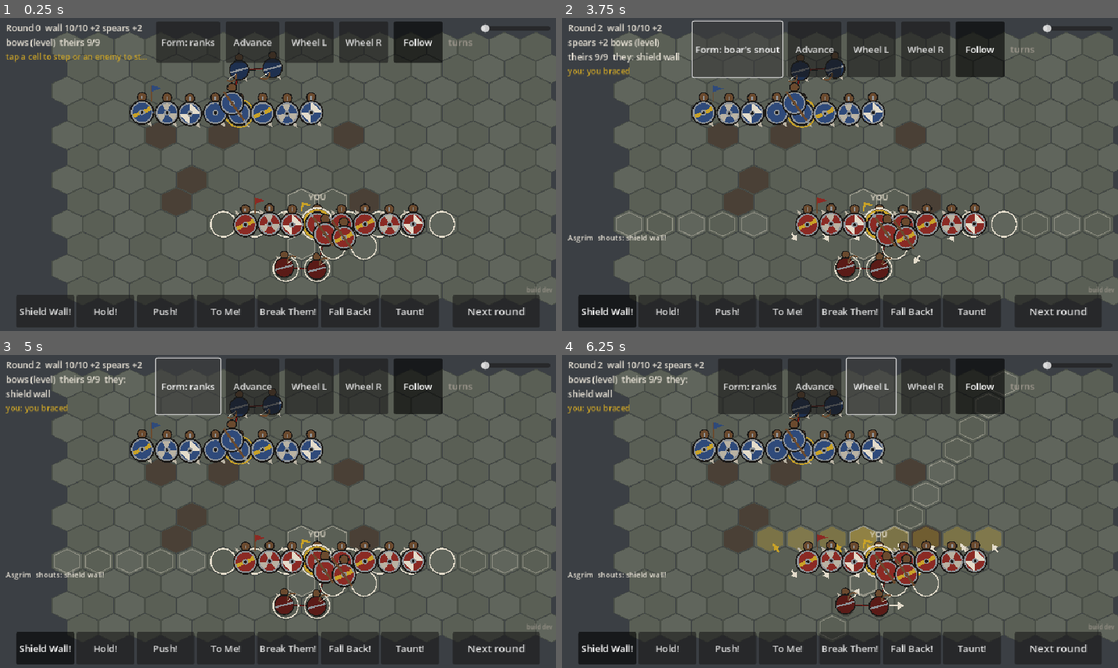
Above: before the commit, frames 1-4 (two rows, left to right).
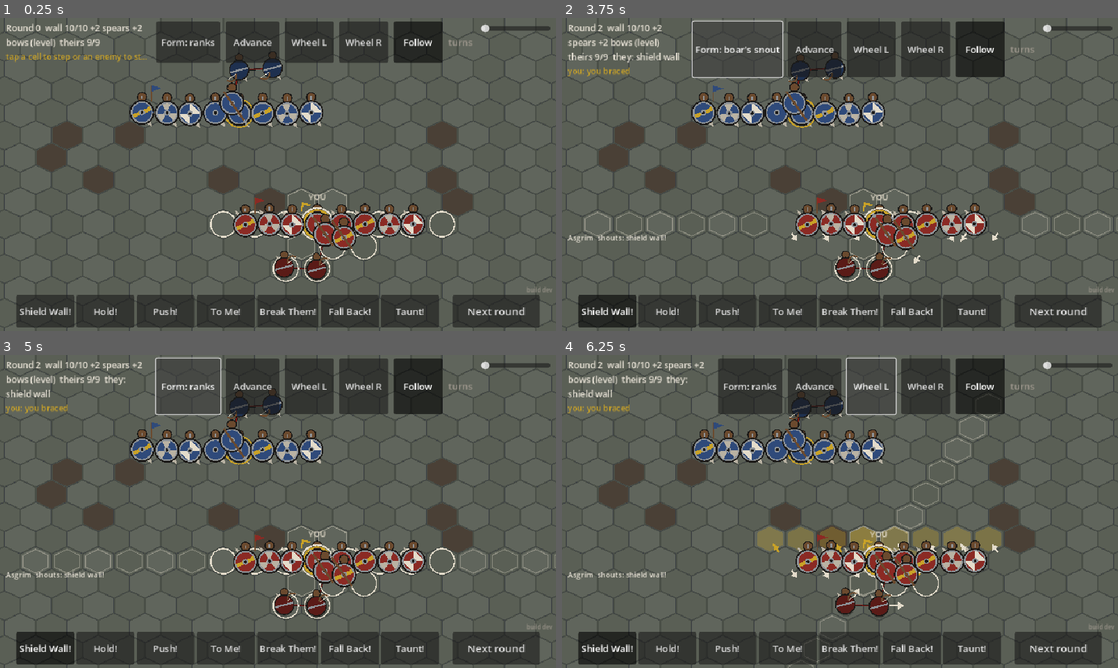
Above: after the commit, the same moments.

Repository: UnlikelyContact/Ringgiver
Game: Godot game, scene res://view/main.tscn
Same seed, same stepped clock (60 frames per second), same inputs: the game is played once before the commit and once after it.
Inputs:
- Up to frame 1 (0.25 s): no input
- Up to frame 2 (3.75 s): click "Next round" at 0.5 s; click "Next round" at 1.25 s; click "Form: ranks" at 2 s; click "Form: line" at 2.75 s; click "Form: bows behind" at 3.5 s
- Up to frame 3 (5 s): click "Form: boar's snout" at 4.25 s
- Up to frame 4 (6.25 s): click "Advance" at 5 s; click "Wheel L" at 5.75 s

The runs differ from the first frame. In frame 1, 17% of the frame differs, in the area x 0-100%, y 0-100%; in frame 2, 17%; in frame 3, 17%; in frame 4, 16%.

Commit message:
A larger field: 22 by 16, with deployment, mud and objectives placed relative to it; the ships three rows behind the defender
Co-Authored-By: Claude Fable 5.1 <noreply@anthropic.com>
Claude-Session: https://claude.ai/code/session_01P5EsvQHo48suzdDpxkAELG

Diff:
--- a/game/sim/combat/objective.gd
+++ b/game/sim/combat/objective.gd
@@ -31,6 +31,7 @@
 var rounds := 16
 var name := ""
 var ships_men := 4
+var ships_depth := 3  # rows behind the defender's front the ships lie
 var hall_streak := 2
 ## Set when `check` decides: the finish line for the log ("side 0 takes the hall").
 var reason := ""
@@ -46,6 +47,7 @@
 	_seed = seed_in
 	name = NAMES[kind]
 	var r := rules if rules != null else CombatRules.new()
+	ships_depth = r.objective_ships_depth
 	ships_men = r.objective_ships_men
 	hall_streak = r.objective_hall_streak
 	match kind:
@@ -83,9 +85,12 @@
 		Kind.REACH_THE_SHIPS:
 			var n := r.randi_range(8, 10)
 			var left := -(n / 2)
+			# A strip objective_ships_depth rows behind the defender's front, or
+			# at the field's edge if that is nearer.
 			var edge_row := (grid.height - 1) if back > 0 else 0
+			var depth := mini(ships_depth, absi(edge_row - front_row))
 			for i in n:
-				offs.append(Vector2i(left + i, (edge_row - front_row) * back))
+				offs.append(Vector2i(left + i, depth))
 		Kind.THE_HALL:
 			var n := r.randi_range(4, 6)
 			# Two rows, the second and third ranks' ground, widest at the back.
--- a/game/sim/combat/rules.gd
+++ b/game/sim/combat/rules.gd
@@ -155,6 +155,13 @@
 
 # --- Battle loop (battle.gd) ----------------------------------------------
 var max_rounds := 40
+## The prototype's field (hexes across and down). The lines deploy five rows
+## apart about the middle; a wider field leaves room on the flanks and
+## behind for ships, bows and a wheel.
+var field_width := 22
+var field_height := 16
+## The ships lie this many rows behind the defender's front line.
+var objective_ships_depth := 3
 ## A side whose leader has called "fall back" and whose men are all at least
 ## this far from every enemy has left the field and loses.
 var withdraw_distance := 4
--- a/game/sim/combat/scenario.gd
+++ b/game/sim/combat/scenario.gd
@@ -29,7 +29,12 @@
 ## come on. The symmetric field (`vary` false) never has one.
 static func build(name: String, seed_in: int, rules: CombatRules, vary := true) -> Dictionary:
 	var t: Array = TIERS.get(name, TIERS["equal_green"])
-	var battle := Battle.new(rules, seed_in)
+	var battle := Battle.new(rules, seed_in, BattleGrid.new(rules.field_width, rules.field_height))
+	# Rows and columns relative to the field: the enemy's front three rows
+	# above the middle, yours five rows below it, both about the centre column.
+	var centre := rules.field_width / 2
+	var their_row := rules.field_height / 2 - 3
+	var our_row := their_row + 5
 	var brng := SimRng.new(seed_in).fork("bands")
 	var frng := SimRng.new(seed_in).fork("field")
 	var their_shields := 8
@@ -60,20 +65,20 @@
 	var theirs := BandFactory.make_mixed_band(brng.fork("b"), 1, their_shields, their_spears, their_bows, t[1], rules, CombatTypes.Armor.NONE, 16, 101)
 	# A little mud so the ground has texture.
 	var mr := SimRng.new(seed_in).fork("mud")
-	for i in 6:
-		battle.grid.set_terrain(BattleGrid.from_offset(mr.randi_range(2, 13), mr.randi_range(4, 7)), CombatTypes.Terrain.MUD)
+	for i in 6 + (rules.field_width - 16) / 2:
+		battle.grid.set_terrain(BattleGrid.from_offset(mr.randi_range(2, rules.field_width - 3), mr.randi_range(their_row + 1, our_row - 1)), CombatTypes.Terrain.MUD)
 	# Lines run across the screen: ours below facing north-west, theirs
 	# above facing south-east, five rows apart, theirs shifted along the row.
 	var template := FormationTemplate.ranks()
-	BandFactory.deploy_formation(battle.grid, ours, BattleGrid.from_offset(8, 8), Vector2i(0, -1), rules, template)
-	BandFactory.deploy_formation(battle.grid, theirs, BattleGrid.from_offset(8 + offset, 3), Vector2i(0, 1), rules, FormationTemplate.ranks())
+	BandFactory.deploy_formation(battle.grid, ours, BattleGrid.from_offset(centre, our_row), Vector2i(0, -1), rules, template)
+	BandFactory.deploy_formation(battle.grid, theirs, BattleGrid.from_offset(centre + offset, their_row), Vector2i(0, 1), rules, FormationTemplate.ranks())
 	if objective != null:
 		# The defender's end: theirs at the top (rear toward row 0), ours at
 		# the bottom (rear toward the last row).
 		if objective.attacker == 0:
-			objective.place(battle.grid, 3, -1, 8 + offset)
+			objective.place(battle.grid, their_row, -1, centre + offset)
 		else:
-			objective.place(battle.grid, 8, 1, 8)
+			objective.place(battle.grid, our_row, 1, centre)
 		battle.objective = objective
 	battle.add_band(ours)
 	battle.add_band(theirs)
--- a/game/tests/test_objective.gd
+++ b/game/tests/test_objective.gd
@@ -169,9 +169,9 @@
 			rows += BattleGrid.to_offset(c).y
 		var mean_row := float(rows) / obj.cells.size()
 		if obj.attacker == 0:
-			assert_true(mean_row < 5.5, "seed %d: their end, at the top" % (1 + s))
+			assert_true(mean_row < rules.field_height / 2.0, "seed %d: their end, at the top" % (1 + s))
 		else:
-			assert_true(mean_row > 5.5, "seed %d: our end, at the bottom" % (1 + s))
+			assert_true(mean_row > rules.field_height / 2.0, "seed %d: our end, at the bottom" % (1 + s))
 	assert_true(n_with >= 28 and n_with <= 42, "about 70%% have one (%d of 50)" % n_with)
 	assert_true(we_attack >= n_with * 0.3 and we_attack <= n_with * 0.7, "we attack about half (%d of %d)" % [we_attack, n_with])
 	for k in 3:
Not shown, changed: docs/design/concept.md
